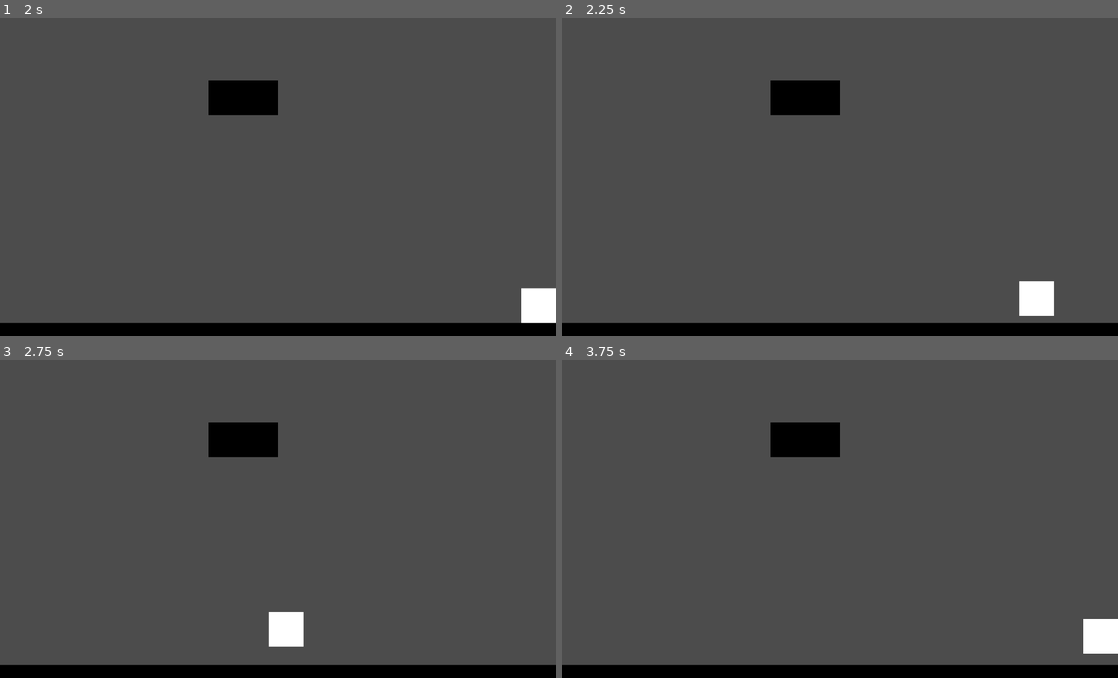
Above: before the commit, frames 1-4 (two rows, left to right).
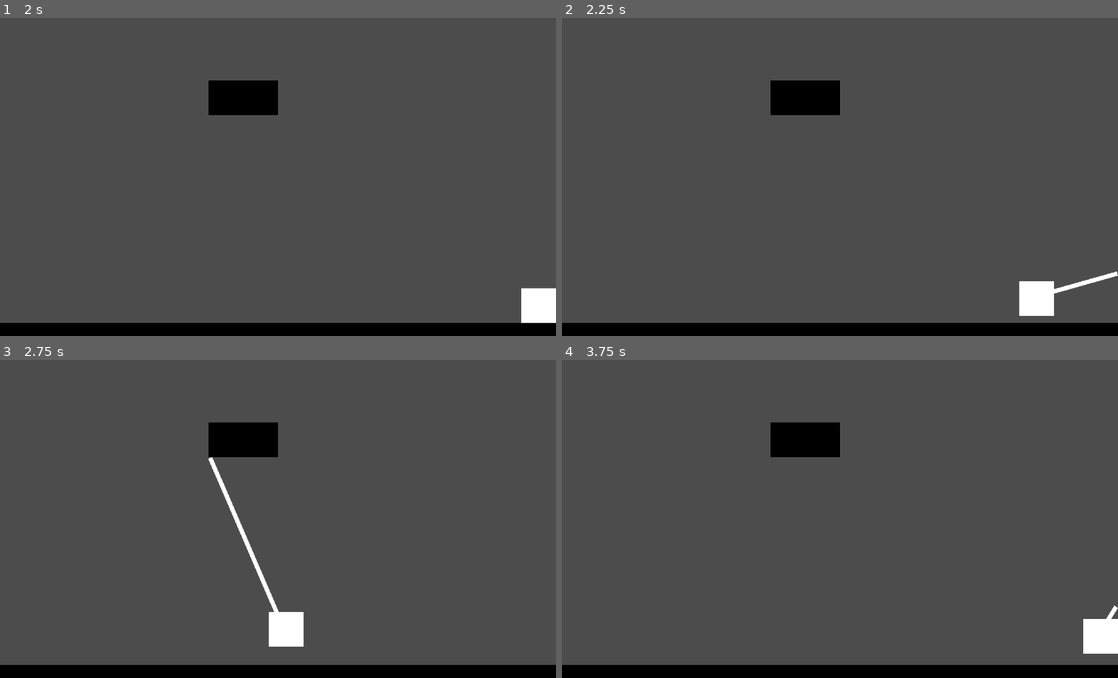
Above: after the commit, the same moments.

Repository: cjsweeten101/dws
Game: Godot game, scene res://Levels/TestingLevel.tscn
The game is run twice, just before and just after one commit, with the same random seed, the same clock (stepped at 60 frames per second) and the same inputs. The project has no main scene, so this scene is started directly.
Inputs:
- Up to frame 1 (2 s): tap Enter (action) at 0.5, 1.35 s; hold Enter (action) 0.53-1.28 s; hold D (right) from 0.53 s (still down)
- Up to frame 2 (2.25 s): tap Space at 2 s; release D (right) at 2.03 s; hold A (left) from 2.03 s (still down); hold Enter (action) from 2.03 s (still down)
- Up to frame 3 (2.75 s): keep holding A (left); keep holding Enter (action)
- Up to frame 4 (3.75 s): release A (left) at 2.78 s; release Enter (action) at 2.78 s; hold D (right) from 2.78 s (still down); tap Enter (action) at 2.85 s; hold Enter (action) from 3.53 s (still down)

Frame 1 is identical in both runs. In frame 2, 0.2% of the frame differs, in the area x 88-100%, y 79-87%; in frame 3, 0.5%, in the area x 37-51%, y 30-80%; in frame 4, less than 0.1%.

Commit message:
draw grappling hook test sprite

Diff:
--- a/Player/Player.gd
+++ b/Player/Player.gd
@@ -29,8 +29,10 @@
 		if $GrappleCast.is_colliding():
 			grapple_point = $GrappleCast.get_collision_point()
 			grappled = true
+			$GrappleSprite.visible = true
 	elif Input.is_action_just_released("action"):
 		grappled = false
+		$GrappleSprite.visible = false
 
 	if is_on_floor():
 		current_speed.x = lerp(current_speed.x, 0, ground_friction)
@@ -46,5 +48,12 @@
 		$GrappleCast.rotation_degrees = 150
 
 func reel_in():
-	var grapple_direction = (grapple_point - global_position).normalized()
-	current_speed += grapple_direction*50
+	var grapple_vector = (grapple_point - global_position)
+	current_speed += grapple_vector.normalized()*50
+	draw_grapple_hook(grapple_vector)
+
+func draw_grapple_hook(vect):
+	var size = vect.length()
+	var direction = vect.normalized()
+	$GrappleSprite.rotation_degrees = direction.angle() * 180/PI - 90
+	$GrappleSprite.scale.y = size/($GrappleSprite.texture.get_height())
--- a/Player/Player.tscn
+++ b/Player/Player.tscn
@@ -1,7 +1,8 @@
-[gd_scene load_steps=4 format=2]
+[gd_scene load_steps=5 format=2]
 
 [ext_resource path="res://Player/Player.gd" type="Script" id=1]
 [ext_resource path="res://Player/default_square.png" type="Texture" id=2]
+[ext_resource path="res://Player/default_grapple.png" type="Texture" id=3]
 
 [sub_resource type="RectangleShape2D" id=1]
 
@@ -17,7 +18,7 @@
 script = ExtResource( 1 )
 _sections_unfolded = [ "Transform" ]
 
-[node name="Sprite" type="Sprite" parent="." index="0"]
+[node name="PlayerSprite" type="Sprite" parent="." index="0"]
 
 texture = ExtResource( 2 )
 _sections_unfolded = [ "Offset", "Transform" ]
@@ -34,3 +35,10 @@
 cast_to = Vector2( 0, 1000 )
 collision_mask = 1
 _sections_unfolded = [ "Transform" ]
+
+[node name="GrappleSprite" type="Sprite" parent="." index="3"]
+
+visible = false
+texture = ExtResource( 3 )
+centered = false
+_sections_unfolded = [ "Visibility" ]
Binary file added: Player/default_grapple.png
Not shown, added: Player/default_grapple.png.import
